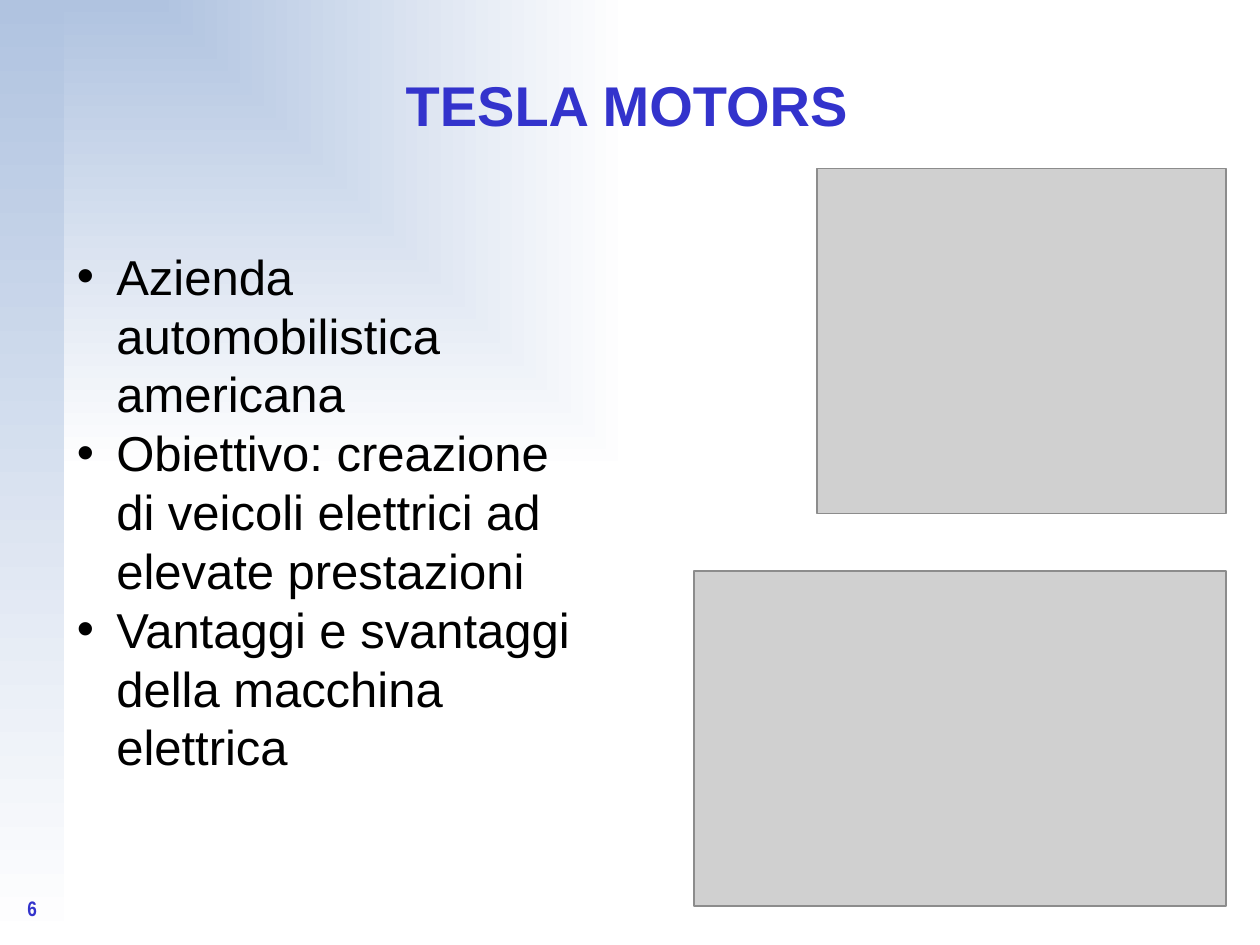
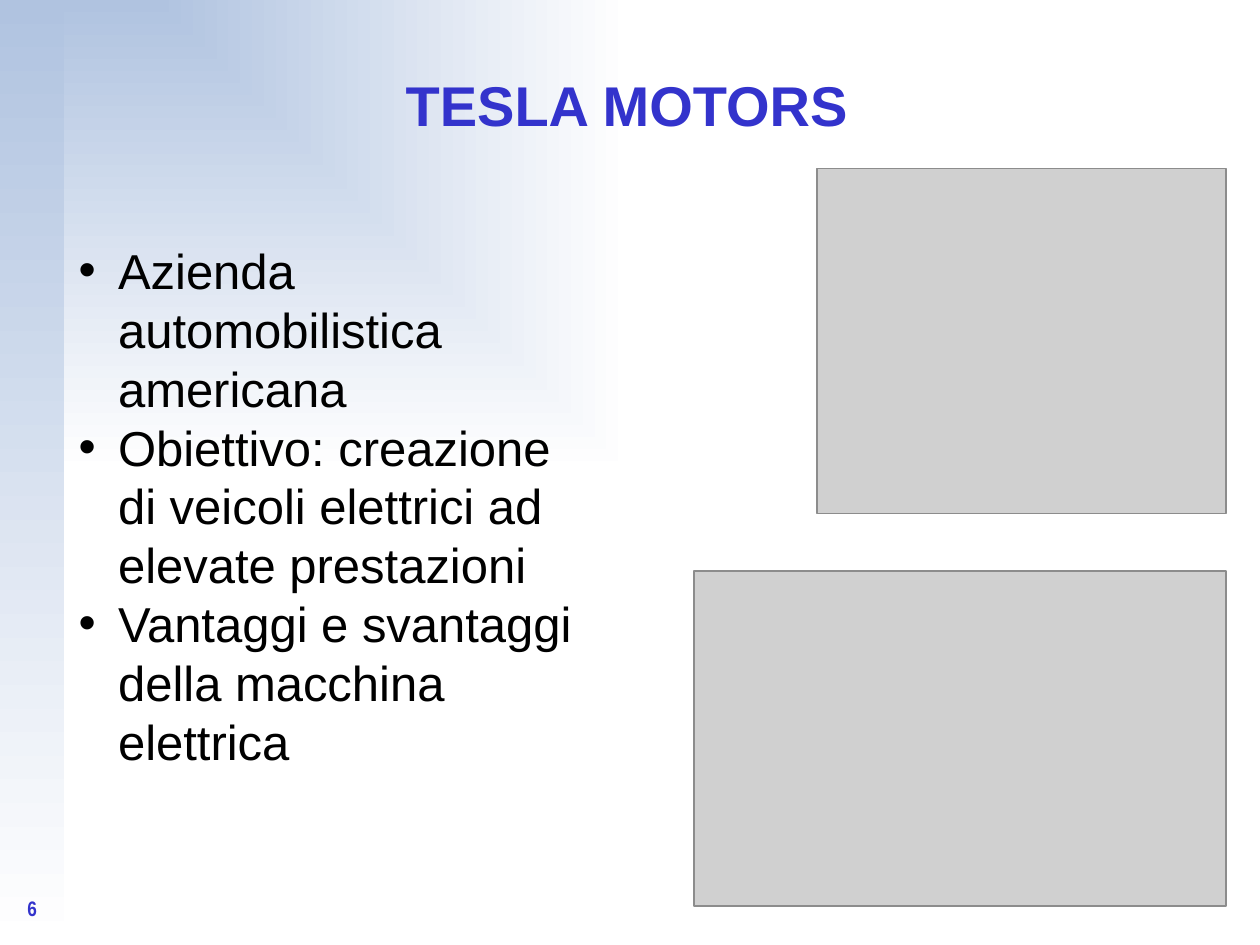
Before and after one commit to CampelloManuel/progetto-esame, a slide deck: slide 6 of tesina/Tesina Fusco Alberto.ppt.pptx. Drawn at 1260x945 pixels with LibreOffice and Linux fonts; fonts in the diff are those of the drawing; grey boxes stand for pictures. Boxes give left, top, right and bottom in pixels: in the first picture for what was removed or moved away, otherwise in the second. Text is boxed around its words. In the diff, an @@ line names an element or a change of style, - is before the commit and + after.

```diff
--- a/tesina/Tesina Fusco Alberto.ppt.pptx
+++ b/tesina/Tesina Fusco Alberto.ppt.pptx
@@ text "Azienda automobilistica americana": place and size @@
-text "Azienda automobilistica americana" at <box>116,259,570,766</box>
+text "Azienda automobilistica americana" at <box>118,253,572,761</box>
```
